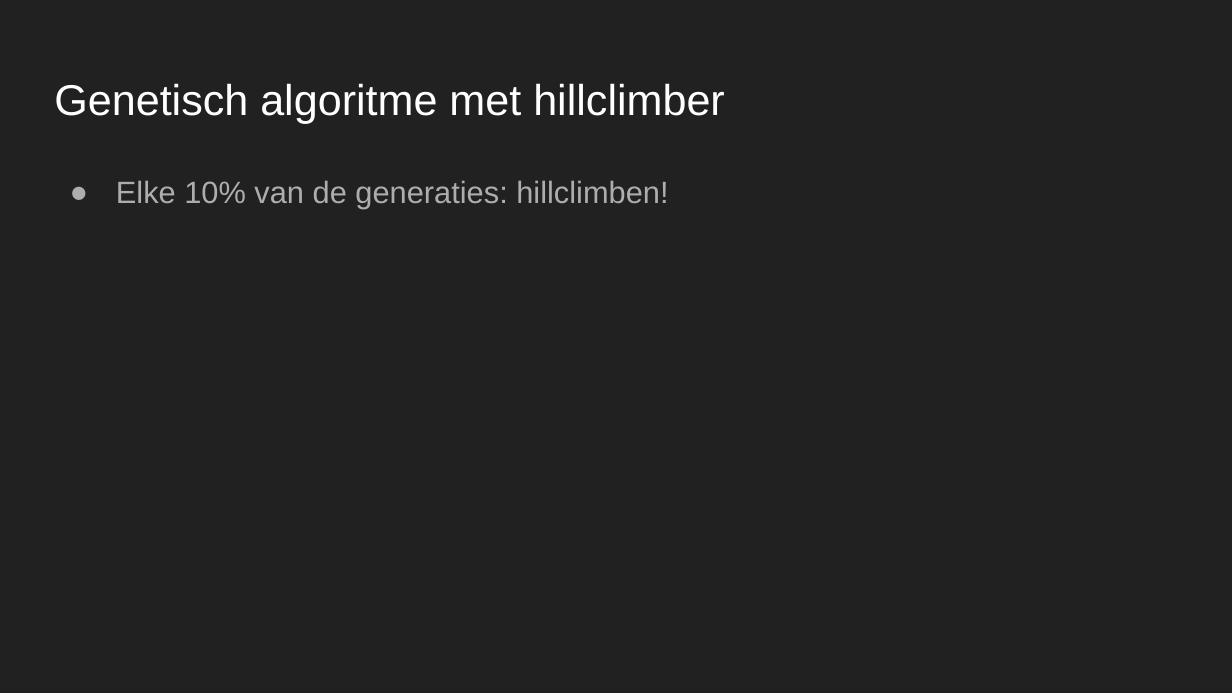
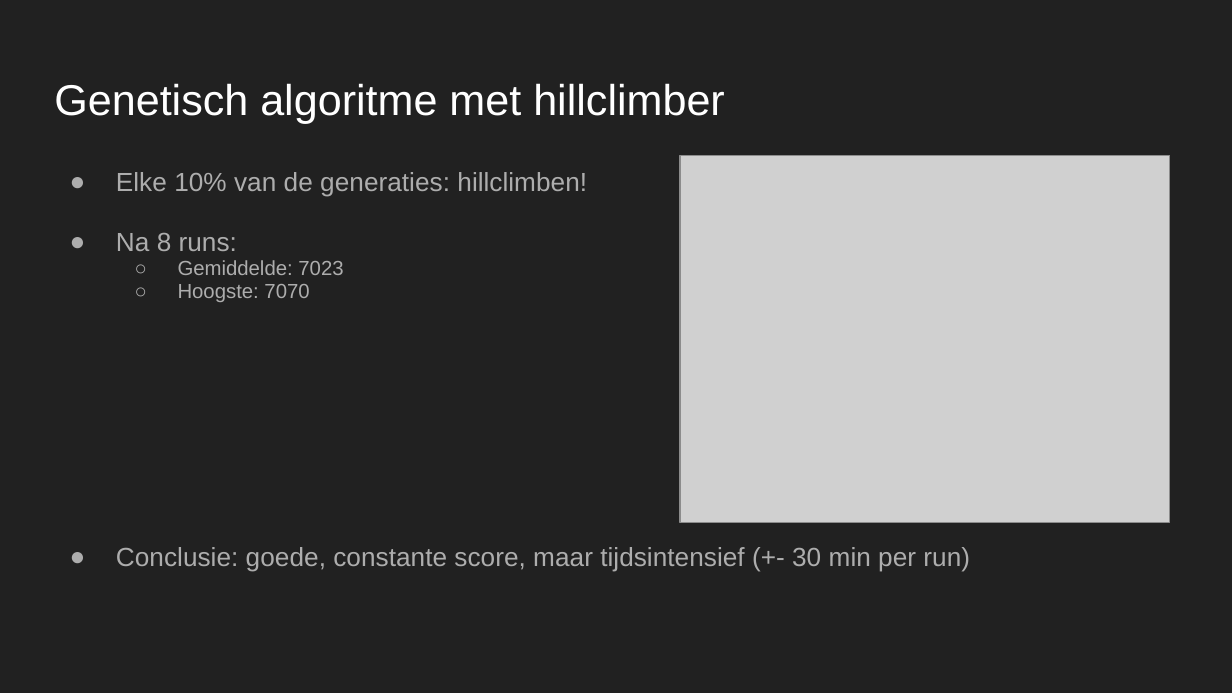
Before and after one commit to maiklarooij/Trainspotters, a slide deck: slide 14 of doc/Oefenpresentatie.pptx. Drawn at 1232x693 pixels with LibreOffice and Linux fonts; fonts in the diff are those of the drawing; grey boxes stand for pictures. Boxes give left, top, right and bottom in pixels: in the first picture for what was removed or moved away, otherwise in the second. Text is boxed around its words. In the diff, an @@ line names an element or a change of style, - is before the commit and + after.

```diff
--- a/doc/Oefenpresentatie.pptx
+++ b/doc/Oefenpresentatie.pptx
@@ text at (116, 172, 587, 197): size 18 to 15.3 pt in "Elke 10% van de generaties: hillclimben!"; line spacing 1.15 to 0.95 @@
@@ picture added at (680, 155, 1169, 522) @@
@@ text at (116, 233, 970, 571): paragraphs added @@
+● Na 8 runs:
+  ○ Gemiddelde: 7023
+  ○ Hoogste: 7070
+● Conclusie: goede, constante score, maar tijdsintensief (+- 30 min per run)
```
Also in this commit, not shown: 5 other slides changed, 2 slides added, 1 slide removed, 19 other files.
